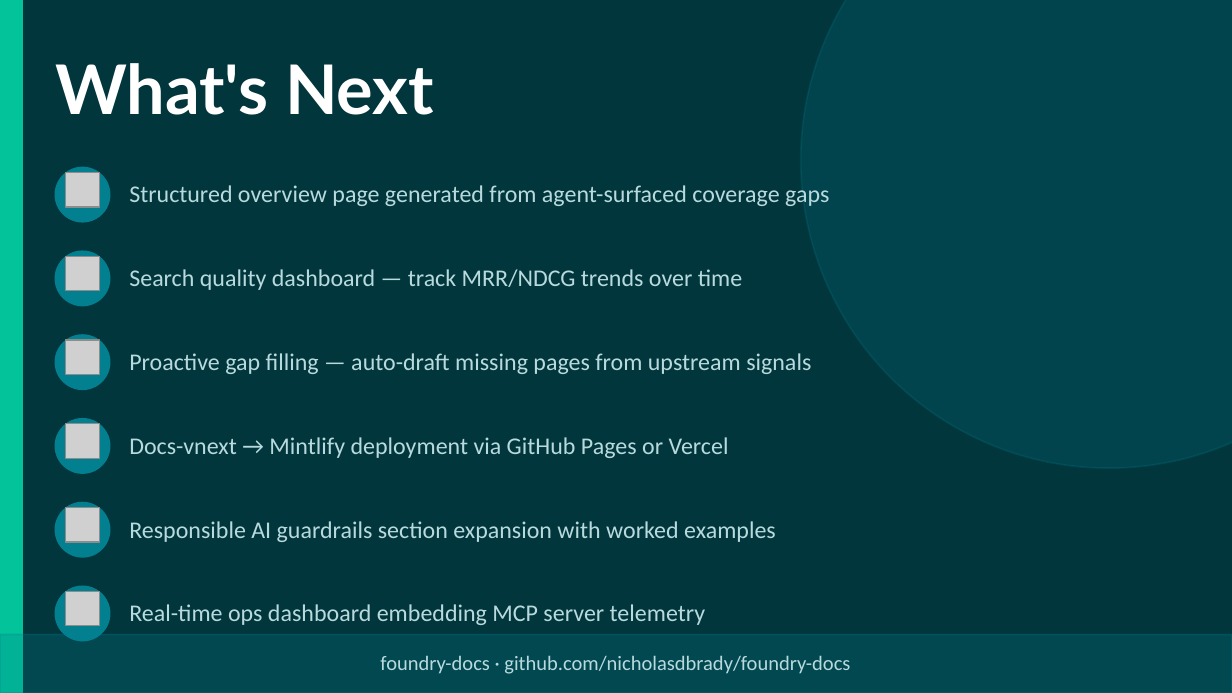
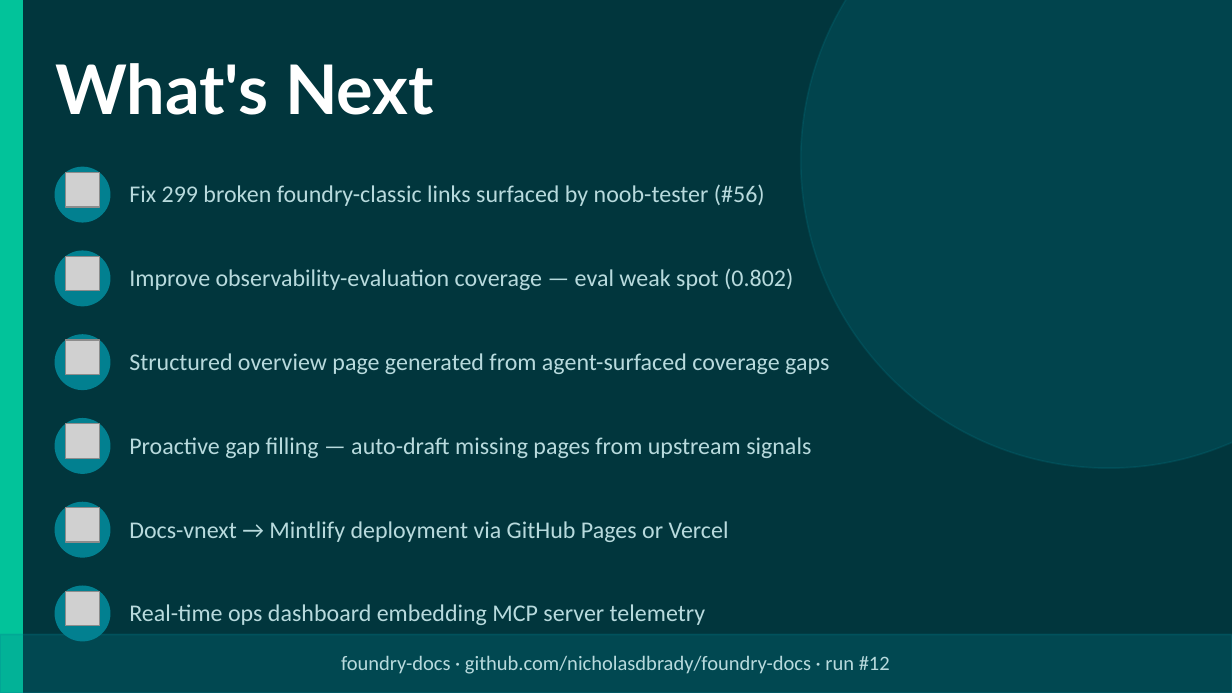
Before and after one commit to nicholasdbrady/foundry-docs, a slide deck: slide 15 of slides/foundry-docs-overview.pptx (slide 12 before the commit). Drawn at 1232x693 pixels with LibreOffice and Linux fonts; fonts in the diff are those of the drawing; grey boxes stand for pictures. Boxes give left, top, right and bottom in pixels: in the first picture for what was removed or moved away, otherwise in the second. Text is boxed around its words. In the diff, an @@ line names an element or a change of style, - is before the commit and + after.

```diff
--- a/slides/foundry-docs-overview.pptx
+++ b/slides/foundry-docs-overview.pptx
@@ text at (x1=129, y1=184, x2=765, y2=206): text changed @@
-Structured overview page generated from agent-surfaced coverage gaps
+Fix 299 broken foundry-classic links surfaced by noob-tester (#56)
@@ text at (x1=129, y1=268, x2=793, y2=290): text changed @@
-Search quality dashboard — track MRR/NDCG trends over time
+Improve observability-evaluation coverage — eval weak spot (0.802)
@@ text added at (x1=129, y1=353, x2=829, y2=374), 14 pt, text #B8DADD @@
+Structured overview page generated from agent-surfaced coverage gaps
@@ text "Proactive gap filling — auto-draft ..." moved from (x1=129, y1=353, x2=811, y2=374) to (x1=129, y1=437, x2=811, y2=458) @@
@@ text "Docs-vnext → Mintlify deployment via ..." moved from (x1=129, y1=437, x2=729, y2=458) to (x1=129, y1=521, x2=729, y2=542) @@
@@ text removed at (x1=129, y1=521, x2=776, y2=542) @@
-Responsible AI guardrails section expansion with worked examples
@@ text at (x1=341, y1=655, x2=890, y2=674): text changed @@
-foundry-docs · github.com/nicholasdbrady/foundry-docs
+foundry-docs · github.com/nicholasdbrady/foundry-docs · run #12
```
Also in this commit, not shown: 7 other slides changed, 3 slides added, 1 other file.
